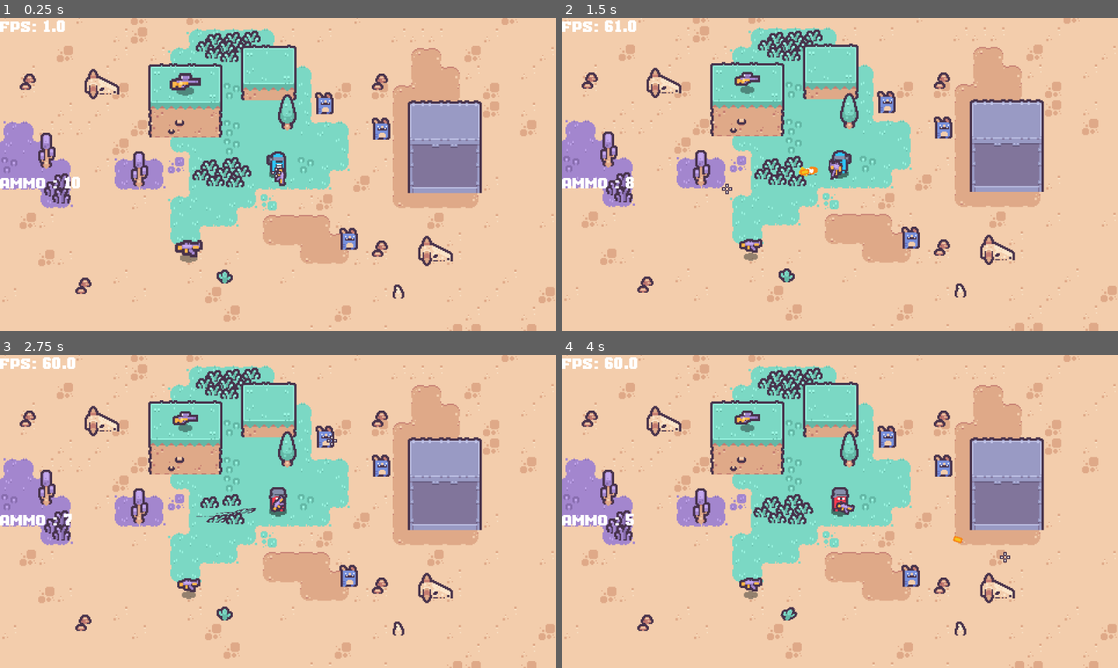
Above: before the commit, frames 1-4 (two rows, left to right).
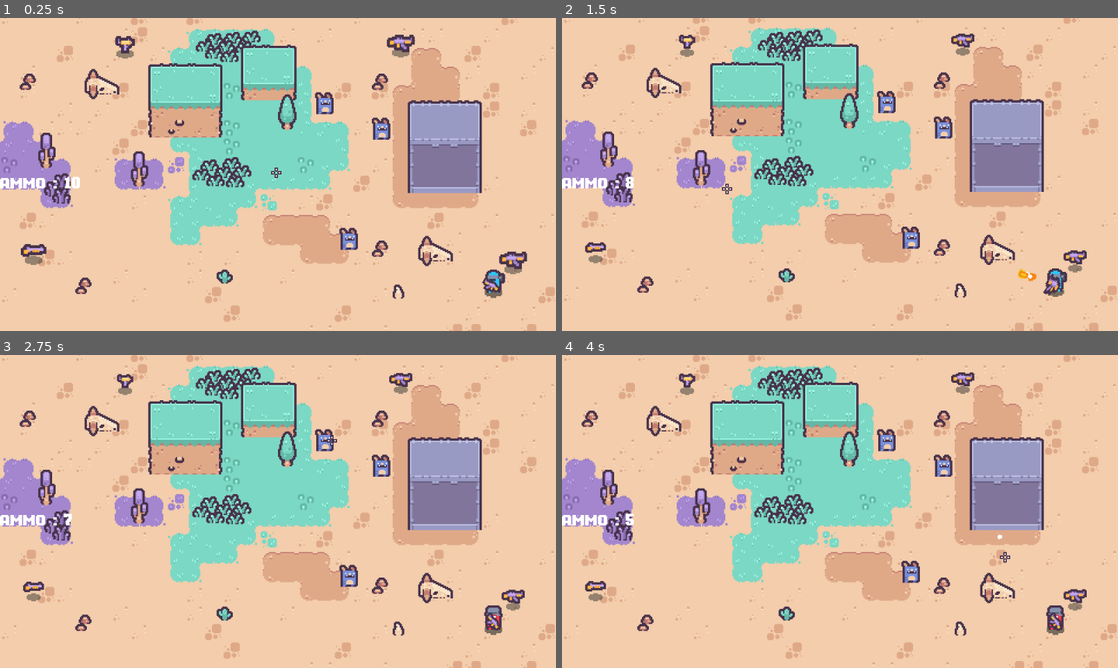
Above: after the commit, the same moments.

Repository: Kyrlio/Desert_Shooter
Game: Godot game, scene res://scenes/main_scene/main.tscn
Same seed, same stepped clock (60 frames per second), same inputs: the game is played once before the commit and once after it.
Inputs (mouse positions are in pixels of both pictures, inside the frame that each line leads up to):
- Up to frame 1 (0.25 s): no input
- Up to frame 2 (1.5 s): tap Enter at 0.5 s; move the mouse to (962, 158) at 0.52 s; tap E (player0_next_skin) at 0.6 s; click (962, 158) at 0.67 s; move the mouse to (728, 190) at 1.27 s; tap Q (player0_prev_skin) at 1.35 s; click (728, 190) at 1.42 s
- Up to frame 3 (2.75 s): move the mouse to (333, 442) at 2.02 s; tap E (player0_next_skin) at 2.1 s; click (333, 442) at 2.17 s
- Up to frame 4 (4 s): move the mouse to (812, 574) at 2.77 s; tap Q (player0_prev_skin) at 2.85 s; click (812, 574) at 2.92 s; move the mouse to (1006, 558) at 3.52 s; tap E (player0_next_skin) at 3.6 s; click (1006, 558) at 3.67 s

The runs differ from the first frame. In frame 1, 2.3% of the frame differs, in the area x 0-95%, y 0-90%; in frame 2, 2.2%; in frame 3, 2.5%; in frame 4, 2.7%.

Commit message:
Player spawners / Weapon Spawner Manager and ammo improvements

Diff:
--- a/autoload/controller_manager.gd
+++ b/autoload/controller_manager.gd
@@ -10,6 +10,7 @@
 
 var base_player: Player
 var player_parent: Node
+
 
 func _ready() -> void:
 	if not Input.joy_connection_changed.is_connected(_on_joy_connection_changed):
--- /dev/null
+++ b/autoload/game_manager.gd
@@ -0,0 +1,3 @@
+extends Node
+
+var show_fps: bool = false
--- a/project.godot
+++ b/project.godot
@@ -19,6 +19,7 @@
 
 ControllerManager="*res://autoload/controller_manager.gd"
 Cursor="*res://autoload/cursor.tscn"
+GameManager="*res://autoload/game_manager.gd"
 
 [display]
 
--- /dev/null
+++ b/scenes/component/weapon_spawn_manager.gd
@@ -0,0 +1,84 @@
+class_name WeaponSpawnManager
+extends Node2D
+
+@export var weapon_pickup_scene: PackedScene = preload("uid://cnf41vieqjkp5")
+
+# Armes possibles et sprites correspondants (même index)
+@export var available_weapons: Array[PackedScene] = []
+@export var available_sprites: Array[Texture2D] = []
+
+# Où parent-er les pickups (laisser vide = ce nœud).
+# Mets ici le NodePath vers YSortRoot pour avoir le y-sorting (ex: "../YSortRoot").
+@export var pickup_parent_path: NodePath
+
+@export var spawn_interval: float = 12.0
+@export var spawn_interval_jitter: float = 4.0 # [spawn_interval - jitter ; spawn_interval + jitter]
+@export var spawn_on_ready: bool = true
+@export var auto_pickup: bool = true
+
+var _spawners: Array[Marker2D] = []
+var _active_pickups: Dictionary = {}
+
+func _ready() -> void:
+	randomize()
+	_collect_spawners()
+	for marker in _spawners:
+		if spawn_on_ready:
+			_spawn_on_marker(marker)
+		_schedule_next_spawn(marker)
+
+func _collect_spawners() -> void:
+	_spawners.clear()
+	for marker in get_children():
+		if marker is Marker2D:
+			_spawners.append(marker)
+
+
+func _get_pickup_parent() -> Node:
+	var n := get_node_or_null(pickup_parent_path)
+	return n if n else self
+
+
+func _schedule_next_spawn(marker: Marker2D) -> void:
+	var t := Timer.new()
+	t.one_shot = true
+	t.wait_time = max(0.1, spawn_interval + randf_range(-spawn_interval_jitter, spawn_interval_jitter))
+	add_child(t)
+	t.timeout.connect(func():
+		_spawn_on_marker(marker)
+		_schedule_next_spawn(marker)
+		t.queue_free()
+	)
+	t.start()
+
+
+func _spawn_on_marker(marker: Marker2D) -> void:
+	if not weapon_pickup_scene:
+		return
+
+	# Un seul pickup par marker
+	if _active_pickups.has(marker) and is_instance_valid(_active_pickups[marker]):
+		return
+
+	# Choix de l'arme
+	if available_weapons.is_empty():
+		return
+	var idx := randi() % available_weapons.size()
+
+	var pickup := weapon_pickup_scene.instantiate()
+
+	if pickup is WeaponPickup:
+		pickup.weapon_scene = available_weapons[idx]
+		if idx < available_sprites.size():
+			pickup.weapon_sprite = available_sprites[idx]
+		pickup.auto_pickup = auto_pickup
+
+	_get_pickup_parent().add_child(pickup)
+	pickup.global_position = marker.global_position
+	_active_pickups[marker] = pickup
+
+	# Libère le slot
+	pickup.tree_exited.connect(func():
+		if _active_pickups.get(marker) == pickup:
+			_active_pickups.erase(marker)
+	)
--- /dev/null
+++ b/scenes/component/weapon_spawn_manager.tscn
@@ -0,0 +1,6 @@
+[gd_scene load_steps=2 format=3 uid="uid://ccn4qae0xhort"]
+
+[ext_resource type="Script" uid="uid://cbjskfuvcf3m6" path="res://scenes/component/weapon_spawn_manager.gd" id="1_dixqq"]
+
+[node name="WeaponSpawnManager" type="Node2D"]
+script = ExtResource("1_dixqq")
--- a/scenes/entities/corpse/corpse.gd
+++ b/scenes/entities/corpse/corpse.gd
@@ -1,6 +1,6 @@
 extends RigidBody2D
 
-@export var push_impulse: float = 200.0
+@export var push_impulse: float = 50
 @export var use_player_velocity: bool = true
 @export var sprite: AtlasTexture
 
@@ -8,7 +8,6 @@
 
 func _ready() -> void:
 	if sprite != null:
-		print("yo")
 		sprite_2d.texture = sprite
 	contact_monitor = true
 	max_contacts_reported = 4
--- a/scenes/entities/corpse/corpse.tscn
+++ b/scenes/entities/corpse/corpse.tscn
@@ -12,7 +12,7 @@
 linear_damp = 2.0
 angular_damp = 2.5
 script = ExtResource("1_w00rx")
-push_impulse = 50.0
+push_impulse = 25.0
 
 [node name="Sprite2D" type="Sprite2D" parent="."]
 texture = ExtResource("2_o4lux")
--- a/scenes/entities/player/player.gd
+++ b/scenes/entities/player/player.gd
@@ -37,6 +37,8 @@
 var sniper_scene: PackedScene = preload("uid://did8iv6uy01c")
 var corpse_scene: PackedScene = preload("uid://bm5ha6ujfnjyi")
 
+var is_dead: bool = false
+
 
 func _ready() -> void:
 	_initialize_components()
@@ -204,6 +206,10 @@
 
 func _on_died() -> void:
 	print("Player %d died" % player_index)
+	if is_dead:
+		return
+
+	is_dead = true
 	if shield:
 		shield.deactivate()
 	# Spawn corpse at current position and keep some momentum
--- a/scenes/entities/weapons/shotgun.tscn
+++ b/scenes/entities/weapons/shotgun.tscn
@@ -126,6 +126,7 @@
 spread = 45.0
 number_bullets = 8
 magazine_length = 2
+number_total_ammo = 8
 use_normal_distribution = true
 barrel_position = NodePath("BarrelPosition")
 animation_player = NodePath("WeaponAnimationPlayer")
--- a/scenes/entities/weapons/sniper.tscn
+++ b/scenes/entities/weapons/sniper.tscn
@@ -126,6 +126,7 @@
 fire_rate = 2.0
 bullet_speed = 700
 magazine_length = 3
+number_total_ammo = 3
 barrel_position = NodePath("BarrelPosition")
 animation_player = NodePath("WeaponAnimationPlayer")
 
--- a/scenes/entities/weapons/uzi.tscn
+++ b/scenes/entities/weapons/uzi.tscn
@@ -125,6 +125,7 @@
 bullet_speed = 300
 spread = 30.0
 magazine_length = 20
+number_total_ammo = 50
 use_normal_distribution = true
 barrel_position = NodePath("BarrelPosition")
 animation_player = NodePath("WeaponAnimationPlayer")
--- a/scenes/main_scene/main.gd
+++ b/scenes/main_scene/main.gd
@@ -10,14 +10,18 @@
 @onready var base_player: Player = $YSortRoot/Player
 @onready var _background_effects: Node2D = $BackgroundEffects
 @onready var _corpse_layer: Node2D = $CorpseLayer
+@onready var player_spawners: Node2D = $PlayerSpawners
 
 
 func _ready() -> void:
+	show_fps()
+
 	background_effects = _background_effects
 	corpse_layer = _corpse_layer
 	var YSortRoot: Node2D = base_player.get_parent()
 	if YSortRoot:
 		ControllerManager.setup_scene(base_player, YSortRoot)
+	_spawn_players_on_markers()
 
 
 func _physics_process(_delta: float) -> void:
@@ -30,5 +34,32 @@
 	state_label.text = "States: " + ", ".join(state_chunks)
 
 
+func show_fps():
+	if GameManager.show_fps:
+		fps_label.visible = true
+	else:
+		fps_label.visible = false
+
+
 func _exit_tree() -> void:
 	ControllerManager.teardown_scene()
+
+
+func _spawn_players_on_markers():
+	if not is_instance_valid(player_spawners):
+		return
+
+	var positions: Array[Vector2] = []
+	for marker in player_spawners.get_children():
+		if marker is Marker2D:
+			positions.append(marker.global_position)
+
+	if positions.is_empty():
+		return
+
+	positions.shuffle()
+	for player in ControllerManager.get_players():
+		if not is_instance_valid(player):
+			continue
+		var idx := player.player_index % positions.size()
+		player.global_position = positions[idx]
--- a/scenes/main_scene/main.tscn
+++ b/scenes/main_scene/main.tscn
@@ -7,14 +7,18 @@
 [ext_resource type="Texture2D" uid="uid://dggf6odu264hs" path="res://assets/Tiles/Tilemap/tilemap_packed.png" id="3_ec6ii"]
 [ext_resource type="PackedScene" uid="uid://bq1we52sblyrb" path="res://game_camera.tscn" id="3_ib4vx"]
 [ext_resource type="PackedScene" uid="uid://200v6fk6uoha" path="res://scenes/entities/enemy/enemy.tscn" id="4_y24u2"]
+[ext_resource type="PackedScene" uid="uid://ccn4qae0xhort" path="res://scenes/component/weapon_spawn_manager.tscn" id="5_mac6c"]
 [ext_resource type="Texture2D" uid="uid://cx1761j2jc486" path="res://assets/Tiles/Tiles/tile_0039.png" id="6_5kb7d"]
 [ext_resource type="PackedScene" uid="uid://bnnmu2ycsi5pd" path="res://scenes/entities/weapons/rifle.tscn" id="6_loo4n"]
 [ext_resource type="Texture2D" uid="uid://bkp57rsgle8xm" path="res://assets/Tiles/Tiles/tile_0081.png" id="7_7sxug"]
+[ext_resource type="PackedScene" uid="uid://c55fbudaqm7bl" path="res://scenes/entities/weapons/uzi.tscn" id="7_dt8cy"]
 [ext_resource type="Texture2D" uid="uid://cyuj3klfc0u7i" path="res://assets/weapons/Yellow/SPR_Tiles_Yellow_6.png" id="7_loo4n"]
 [ext_resource type="PackedScene" uid="uid://b0pcogs5dcrso" path="res://scenes/entities/grass/grass.tscn" id="7_owwxs"]
+[ext_resource type="PackedScene" uid="uid://r4fu7s6dkih4" path="res://scenes/entities/weapons/shotgun.tscn" id="8_6gv1u"]
 [ext_resource type="PackedScene" uid="uid://did8iv6uy01c" path="res://scenes/entities/weapons/sniper.tscn" id="8_h5lh5"]
 [ext_resource type="Texture2D" uid="uid://cq2rfelk3au6r" path="res://assets/weapons/Yellow/SPR_Tiles_Yellow_4.png" id="9_xi16r"]
-[ext_resource type="PackedScene" uid="uid://cnf41vieqjkp5" path="res://scenes/entities/weapon_pickup.tscn" id="10_40f74"]
+[ext_resource type="Texture2D" uid="uid://dwyilrk3kkfyj" path="res://assets/weapons/Yellow/SPR_Tiles_Yellow_3.png" id="11_6gv1u"]
+[ext_resource type="Texture2D" uid="uid://buirw8a0smry5" path="res://assets/weapons/Yellow/SPR_Tiles_Yellow_8.png" id="12_0m7k2"]
 
 [sub_resource type="TileSetAtlasSource" id="TileSetAtlasSource_owwxs"]
 texture = ExtResource("3_ec6ii")
@@ -1269,6 +1273,38 @@
 region_rect = Rect2(0, 0, 7388.707, 6997.6475)
 metadata/_edit_lock_ = true
 
+[node name="PlayerSpawners" type="Node2D" parent="."]
+
+[node name="Marker1" type="Marker2D" parent="PlayerSpawners"]
+position = Vector2(-184, -93)
+
+[node name="Marker2" type="Marker2D" parent="PlayerSpawners"]
+position = Vector2(186, -93)
+
+[node name="Marker3" type="Marker2D" parent="PlayerSpawners"]
+position = Vector2(186, 102)
+
+[node name="Marker4" type="Marker2D" parent="PlayerSpawners"]
+position = Vector2(-181, 102)
+
+[node name="WeaponSpawnManager" parent="." instance=ExtResource("5_mac6c")]
+available_weapons = Array[PackedScene]([ExtResource("6_loo4n"), ExtResource("7_dt8cy"), ExtResource("8_6gv1u"), ExtResource("8_h5lh5")])
+available_sprites = Array[Texture2D]([ExtResource("7_loo4n"), ExtResource("11_6gv1u"), ExtResource("12_0m7k2"), ExtResource("9_xi16r")])
+pickup_parent_path = NodePath("../YSortRoot")
+spawn_interval = 15.0
+
+[node name="Marker1" type="Marker2D" parent="WeaponSpawnManager"]
+position = Vector2(-211, 66)
+
+[node name="Marker2" type="Marker2D" parent="WeaponSpawnManager"]
+position = Vector2(-132, -112)
+
+[node name="Marker3" type="Marker2D" parent="WeaponSpawnManager"]
+position = Vector2(203, 74)
+
+[node name="Marker4" type="Marker2D" parent="WeaponSpawnManager"]
+position = Vector2(106, -113)
+
 [node name="FloorLayer" type="TileMapLayer" parent="."]
 z_index = -2
 tile_map_data = PackedByteArray("AAAQAAgAAAAKAAMAAAAQAAcAAAAKAAMAAAAQAAYAAAAKAAMAAAAQAAUAAAAKAAMAAAAQAAQAAAAKAAMAAAAQAA …(60656 unchanged characters)…
@@ -1287,11 +1323,6 @@
 y_sort_enabled = true
 metadata/_edit_lock_ = true
 
-[node name="WeaponPickup" parent="YSortRoot" instance=ExtResource("10_40f74")]
-position = Vector2(-77, 64)
-weapon_scene = ExtResource("6_loo4n")
-weapon_sprite = ExtResource("7_loo4n")
-
 [node name="CliffLayer" type="TileMapLayer" parent="YSortRoot" groups=["obstacle"]]
 y_sort_enabled = true
 tile_map_data = PackedByteArray("AAD8//v/AAAHAAEAAAD8//r/AAAHAAAAAAD7//v/AAAGAAEAAAD7//r/AAAGAAAAAAD6//v/AAAGAAEAAAD6// …(464 unchanged characters)…
@@ -1302,12 +1333,6 @@
 tile_map_data = PackedByteArray("AAD2//v/AQAMAAMAAADz////AQADAAMAAAD4/wAAAQADAAMAAAAAAP3/AQAIAAMAAAAIAAQAAQAMAAMAAAAFAA …(1744 unchanged characters)…
 tile_set = SubResource("TileSet_owwxs")
 
-[node name="WeaponPickup2" parent="YSortRoot" instance=ExtResource("10_40f74")]
-z_index = 3
-position = Vector2(-80, -80)
-weapon_scene = ExtResource("8_h5lh5")
-weapon_sprite = ExtResource("9_xi16r")
-
 [node name="Grass" parent="YSortRoot" instance=ExtResource("7_owwxs")]
 position = Vector2(-47, 2)
 
--- a/scenes/menu_scene/main_menu.gd
+++ b/scenes/menu_scene/main_menu.gd
@@ -6,10 +6,13 @@
 @onready var main_menu_container: VBoxContainer = $MainVBoxContainer
 @onready var multiplayer_container: MarginContainer = $MultiplayerContainer
 @onready var player_slots_row: HBoxContainer = $MultiplayerContainer/VBoxContainer/HBoxContainer
+@onready var options_container: VBoxContainer = $OptionsVBoxContainer
 var player_slot_nodes: Array[Control] = []
 
 func _ready() -> void:
 	Cursor.change_cursor(load("uid://cvpl0vkt81dco"))
+
+	_initialize_options()
 
 	menu_input_manager.closing_menu.connect(_on_menu_closed)
 	multiplayer_container.visible = false
@@ -21,6 +24,11 @@
 	# React to gamepad hotplug
 	if not Input.joy_connection_changed.is_connected(_on_joy_connection_changed):
 		Input.joy_connection_changed.connect(_on_joy_connection_changed)
+
+
+func _initialize_options():
+	options_container.modulate = Color(1, 1, 1, 0)
+	$OptionsVBoxContainer/CheckButton.button_pressed = GameManager.show_fps
 
 
 func _on_singleplayer_button_pressed() -> void:
@@ -70,3 +78,8 @@
 
 func _on_quit_button_pressed() -> void:
 	get_tree().quit()
+
+
+func _on_check_button_toggled(toggled_on: bool) -> void:
+	GameManager.show_fps = toggled_on
+	print(GameManager.show_fps)
--- a/scenes/menu_scene/main_menu.tscn
+++ b/scenes/menu_scene/main_menu.tscn
@@ -73,6 +73,7 @@
 text = "QUIT"
 
 [node name="MultiplayerContainer" type="MarginContainer" parent="."]
+visible = false
 layout_mode = 2
 theme_override_constants/margin_left = 16
 theme_override_constants/margin_top = 16
@@ -270,7 +271,7 @@
 
 [node name="OptionsVBoxContainer" type="VBoxContainer" parent="."]
 visible = false
-modulate = Color(1, 1, 1, 0)
+custom_minimum_size = Vector2(180, 0)
 layout_mode = 2
 size_flags_horizontal = 4
 size_flags_vertical = 4
@@ -279,9 +280,9 @@
 layout_mode = 2
 text = "BACK"
 
-[node name="Button2" type="Button" parent="OptionsVBoxContainer"]
-layout_mode = 2
-text = "PROUT"
+[node name="CheckButton" type="CheckButton" parent="OptionsVBoxContainer"]
+layout_mode = 2
+text = "SHOW FPS"
 
 [connection signal="pressed" from="MainVBoxContainer/SingleplayerButton" to="." method="_on_singleplayer_button_pressed"]
 [connection signal="pressed" from="MainVBoxContainer/MultiplayerButton" to="." method="_on_multiplayer_button_pressed"]
@@ -290,3 +291,4 @@
 [connection signal="pressed" from="MultiplayerContainer/VBoxContainer/MultiplayerBackButton" to="." method="_on_multiplayer_back_button_pressed"]
 [connection signal="pressed" from="MultiplayerContainer/VBoxContainer/MultiplayerPlayButton" to="." method="_on_singleplayer_button_pressed"]
 [connection signal="pressed" from="OptionsVBoxContainer/OptionBack" to="." method="_on_option_back_pressed"]
+[connection signal="toggled" from="OptionsVBoxContainer/CheckButton" to="." method="_on_check_button_toggled"]
--- a/scripts/weapon.gd
+++ b/scripts/weapon.gd
@@ -15,6 +15,7 @@
 @export_range(0.0, 45.0, 0.1, "degrees") var spread: float = 0.0  ## Dispersion des balles en degrés (0 = précis, 45 = très dispersé)
 @export var number_bullets: int = 1
 @export var magazine_length: int = 10
+@export var number_total_ammo: int = 20
 @export var use_normal_distribution: bool = false  ## Si true, utilise une distribution normale (gaussienne) pour le spread - Recommandé pour shotgun
 @export var barrel_position: Node2D
 @export var animation_player: AnimationPlayer
@@ -35,6 +36,8 @@
 
 func _physics_process(delta: float) -> void:
 	label.text = "AMMO : " + str(number_bullets_in_magazine)
+
+	print(number_total_ammo)
 
 	if _cooldown > 0.0:
 		_cooldown -= delta
@@ -153,5 +156,11 @@
 
 func _on_reloading_timer_timeout():
 	weapon_owner.finished_reloading()
-	number_bullets_in_magazine = magazine_length
+	if number_total_ammo >= magazine_length:
+		number_total_ammo += number_bullets_in_magazine
+		number_bullets_in_magazine = magazine_length
+		number_total_ammo -= magazine_length
+	else:
+		number_bullets_in_magazine = number_total_ammo
+		number_total_ammo = 0
 	animation_player.speed_scale = 1
Not shown, added: autoload/game_manager.gd.uid
Not shown, added: scenes/component/weapon_spawn_manager.gd.uid
Not shown: 1 places in scenes/main_scene/main.tscn that only renumber resources
